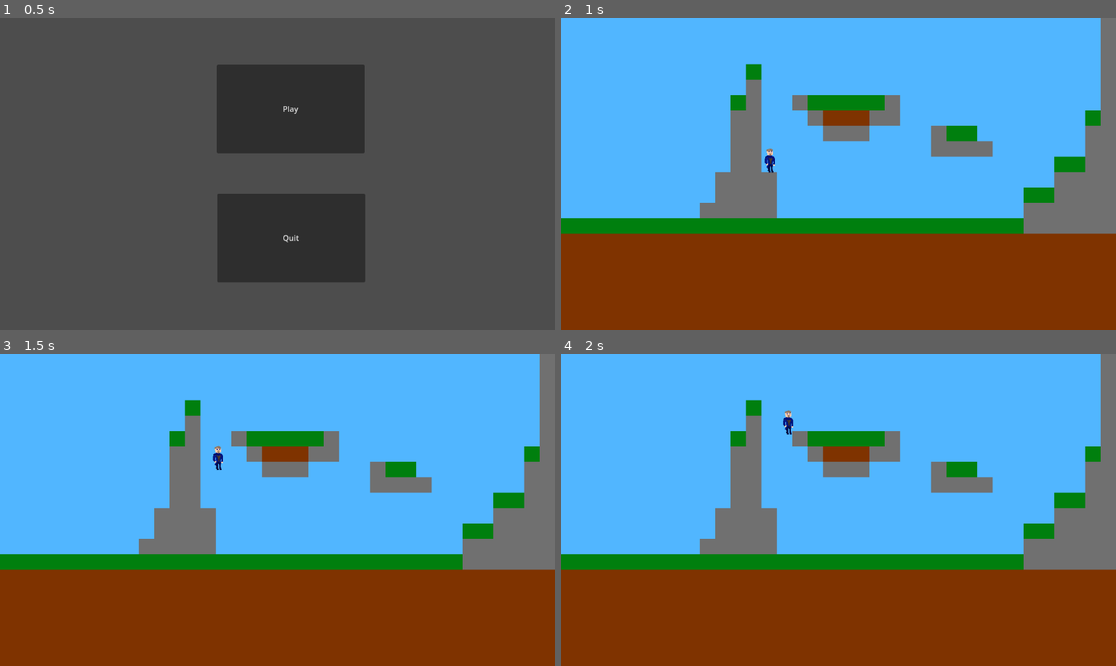
Above: before the commit, frames 1-4 (two rows, left to right).
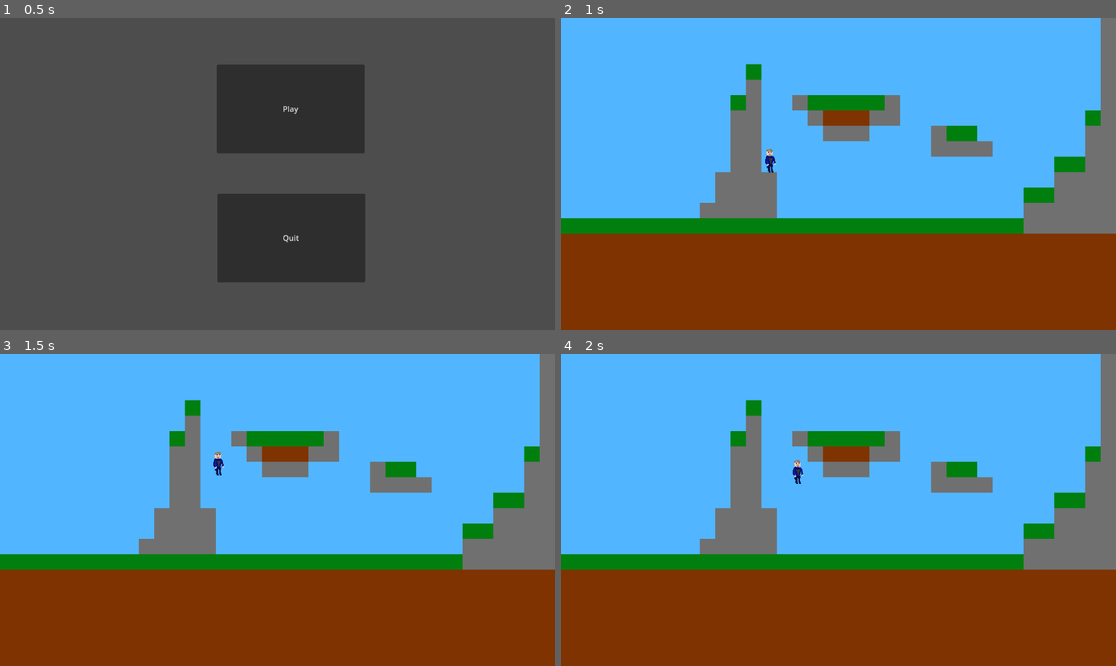
Above: after the commit, the same moments.

Repository: ponito/2DGame
Game: Godot game, scene res://menu.tscn
Two runs of this game, one before a commit and one after it. Both use one fixed random seed, a clock stepped at 60 frames per second and the inputs below.
Inputs:
- Up to frame 1 (0.5 s): no input
- Up to frame 2 (1 s): click "Play" at 0.5 s
- Up to frame 3 (1.5 s): tap Enter (ui_accept) at 1.25 s; hold D (Right) from 1.28 s (still down)
- Up to frame 4 (2 s): keep holding D (Right); tap Enter (ui_accept) at 1.52 s

Frame 1 is identical in both runs. In frame 2, less than 0.1% of the frame differs, in the area x 36-39%, y 41-48%; in frame 3, 0.1%; in frame 4, 0.2%, in the area x 39-44%, y 18-42%.

Commit message:
BONES ARE WORKING!!!!

Diff:
--- a/Player/player.gd
+++ b/Player/player.gd
@@ -2,7 +2,7 @@
 
 const Health = 100
 const SPEED = 220.0
-const JUMP_VELOCITY = -450.0
+const JUMP_VELOCITY = -400.0
 var isWallSliding = 0
 var isLeftWallSliding = false
 var isRightWallSliding = false
@@ -14,9 +14,12 @@
 func _physics_process(delta):
 	# Check for wall sliding
 	isWallSliding = max(isWallSliding - delta, 0)
+	if not is_on_wall():
+		isWallSliding = 0
 	if (isWallSliding == 0):
-			isLeftWallSliding = true
+			isLeftWallSliding = false
 			isRightWallSliding = false
+
 
 	# Add the gravity.
 	if not is_on_floor():
@@ -26,11 +29,12 @@
 			velocity.y += gravity * delta
 
 	if is_on_wall_only():
-		isWallSliding = 0.2
 		if Input.is_action_pressed("Left"):
+			isWallSliding = 0.2
 			isLeftWallSliding = true
 			isRightWallSliding = false
 		elif Input.is_action_pressed("Right"):
+			isWallSliding = 0.2
 			isLeftWallSliding = false
 			isRightWallSliding = true
 
--- a/Player/player.tscn
+++ b/Player/player.tscn
@@ -6,8 +6,6 @@
 [sub_resource type="CapsuleShape2D" id="CapsuleShape2D_6mbgr"]
 radius = 8.0
 height = 50.0
-
-[sub_resource type="SkeletonModificationStack2D" id="SkeletonModificationStack2D_wau2q"]
 
 [node name="CharacterBody2D" type="CharacterBody2D"]
 script = ExtResource("1_yu86q")
@@ -19,83 +17,91 @@
 [node name="Torso" type="Polygon2D" parent="."]
 position = Vector2(-16, -36)
 texture = ExtResource("2_5vrwi")
-polygon = PackedVector2Array(10.177, 21.5708, 21.1283, 21.4602, 24.8894, 27.1018, 22.8982, 37.9425, 22.1239, 47.7876, 19.2478, 48.0089, 18.5841, 43.6947, 10.9513, 43.6947, 9.29204, 43.6947, 8.5177, 33.9602, 5.75221, 27.4336, 6.30531, 22.677)
-uv = PackedVector2Array(10.177, 21.5708, 21.1283, 21.4602, 24.8894, 27.1018, 22.8982, 37.9425, 22.1239, 47.7876, 19.2478, 48.0089, 18.5841, 43.6947, 10.9513, 43.6947, 9.29204, 43.6947, 8.5177, 33.9602, 5.75221, 27.4336, 6.30531, 22.677)
+skeleton = NodePath("../Skeleton2D")
+polygon = PackedVector2Array(15.8921, 21.5495, 6.89655, 23.1987, 6.29685, 28.8958, 9.74513, 42.2391, 10.1949, 44.6379, 18.4408, 44.6379, 19.1904, 48.0862, 21.7391, 47.9363, 21.4393, 40.59, 22.7886, 29.9453, 24.2879, 25.4475)
+uv = PackedVector2Array(15.8921, 21.5495, 6.89655, 23.1987, 6.29685, 28.8958, 9.74513, 42.2391, 10.1949, 44.6379, 18.4408, 44.6379, 19.1904, 48.0862, 21.7391, 47.9363, 21.4393, 40.59, 22.7886, 29.9453, 24.2879, 25.4475)
 
 [node name="head" type="Polygon2D" parent="."]
 position = Vector2(-18, -31)
+rotation = 0.0435499
 texture = ExtResource("2_5vrwi")
-polygon = PackedVector2Array(22.5664, 19.2478, 14.823, 20.2434, 11.3938, 18.2522, 9.18142, 16.1504, 9.40266, 13.385, 8.40708, 6.96903, 15.4867, 2.76549, 21.5708, 3.09735, 24.6681, 6.63717, 23.8938, 17.0354)
-uv = PackedVector2Array(22.5664, 19.2478, 14.823, 20.2434, 11.3938, 18.2522, 9.18142, 16.1504, 9.40266, 13.385, 8.40708, 6.96903, 15.4867, 2.76549, 21.5708, 3.09735, 24.6681, 6.63717, 23.8938, 17.0354)
+skeleton = NodePath("../Skeleton2D")
+polygon = PackedVector2Array(24.3956, 4.11758, 25.2747, 8.73296, 24.8352, 16.8648, 22.6374, 20.1615, 14.0659, 20.1615, 9.23077, 18.8428, 8.35165, 11.1505, 8.13187, 5.21648, 13.8462, 2.7989, 20.8791, 2.57912)
+uv = PackedVector2Array(24.3956, 4.11758, 25.2747, 8.73296, 24.8352, 16.8648, 22.6374, 20.1615, 14.0659, 20.1615, 9.23077, 18.8428, 8.35165, 11.1505, 8.13187, 5.21648, 13.8462, 2.7989, 20.8791, 2.57912)
+bones = ["hip", PackedFloat32Array(0, 0, 0, 0, 0, 0, 0, 0, 0, 0), "hip/spine", PackedFloat32Array(0, 0, 0, 0, 0, 0, 0, 0, 0, 0), "hip/spine/neck", PackedFloat32Array(0.5, 0.5, 0.5, 0.5, 0.5, 0.5, 0.5, 0.5, 0.5, 0.5)]
 
 [node name="legright" type="Polygon2D" parent="."]
 position = Vector2(-43, -33)
 texture = ExtResource("2_5vrwi")
+skeleton = NodePath("../Skeleton2D")
 polygon = PackedVector2Array(42.9204, 38.385, 48.0089, 39.3805, 47.8982, 48.8938, 50.7743, 53.7611, 50.6637, 56.4159, 45.1327, 56.969, 43.6947, 53.3186, 43.031, 45.7965, 42.0354, 44.2478)
 uv = PackedVector2Array(42.9204, 38.385, 48.0089, 39.3805, 47.8982, 48.8938, 50.7743, 53.7611, 50.6637, 56.4159, 45.1327, 56.969, 43.6947, 53.3186, 43.031, 45.7965, 42.0354, 44.2478)
 
 [node name="legleft" type="Polygon2D" parent="."]
 position = Vector2(-40, -34)
 texture = ExtResource("2_5vrwi")
+skeleton = NodePath("../Skeleton2D")
 polygon = PackedVector2Array(40.8186, 39.4912, 40.9292, 56.7478, 40.0443, 57.9646, 35.6195, 57.854, 35.3982, 54.0929, 33.2965, 54.2035, 30.9735, 44.469, 34.1814, 37.8319)
 uv = PackedVector2Array(40.8186, 39.4912, 40.9292, 56.7478, 40.0443, 57.9646, 35.6195, 57.854, 35.3982, 54.0929, 33.2965, 54.2035, 30.9735, 44.469, 34.1814, 37.8319)
 
+[node name="armleft" type="Polygon2D" parent="."]
+position = Vector2(-13, 38)
+rotation = -1.53119
+scale = Vector2(1.02251, 0.980241)
+texture = ExtResource("2_5vrwi")
+skeleton = NodePath("../Skeleton2D")
+polygon = PackedVector2Array(47.9495, 14.9317, 45.1104, 15.7729, 45.7413, 21.1356, 45.7413, 24.6057, 45.3207, 28.9169, 43.6383, 33.5436, 46.1619, 35.9621, 49.9474, 35.4364, 50.0526, 29.3375, 50.0526, 24.5005, 49.632, 20.6099)
+uv = PackedVector2Array(47.9495, 14.9317, 45.1104, 15.7729, 45.7413, 21.1356, 45.7413, 24.6057, 45.3207, 28.9169, 43.6383, 33.5436, 46.1619, 35.9621, 49.9474, 35.4364, 50.0526, 29.3375, 50.0526, 24.5005, 49.632, 20.6099)
+bones = ["hip", PackedFloat32Array(0, 0, 0, 0, 0, 0, 0, 0, 0, 0, 0), "hip/spine", PackedFloat32Array(0, 0, 0, 0, 0, 0, 0, 0, 0, 0, 0), "hip/spine/neck", PackedFloat32Array(0, 0, 0, 0, 0, 0, 0, 0, 0, 0, 0), "hip/spine/armleft1", PackedFloat32Array(0.5, 0.5, 0, 0, 0, 0, 0, 0, 0, 0, 0), "hip/spine/armleft1/armleft2", PackedFloat32Array(0, 0, 0.5, 1, 0.5, 0, 0, 0, 0.5, 1, 0.5), "hip/spine/armleft1/armleft2/armleft3", PackedFloat32Array(0, 0, 0, 0, 0.5, 0.5, 1, 0.5, 0.5, 0, 0), "hip/spine/armright1", PackedFloat32Array(0, 0, 0, 0, 0, 0, 0, 0, 0, 0, 0), "hip/spine/armright1/armright2", PackedFloat32Array(0, 0, 0, 0, 0, 0, 0, 0, 0, 0, 0), "hip/spine/armright1/armright2/armright3", PackedFloat32Array(0, 0, 0, 0, 0, 0, 0, 0, 0, 0, 0)]
+
 [node name="armright" type="Polygon2D" parent="."]
-position = Vector2(-40, -26)
+position = Vector2(8, -49)
+rotation = 1.56826
 texture = ExtResource("2_5vrwi")
-polygon = PackedVector2Array(49.6681, 16.2611, 50, 24, 50.5531, 34.9558, 48.7832, 35.7301, 44.469, 35.7301, 43.9159, 30.1991, 45.1327, 28.4292, 45.4646, 14.4912)
-uv = PackedVector2Array(49.6681, 16.2611, 50.5531, 34.9558, 48.7832, 35.7301, 44.469, 35.7301, 43.9159, 30.1991, 45.1327, 28.4292, 45.4646, 14.4912)
-
-[node name="armleft" type="Polygon2D" parent="."]
-position = Vector2(-48, -27)
-texture = ExtResource("2_5vrwi")
-polygon = PackedVector2Array(42.2566, 16.0398, 41.8142, 28.4292, 43.6947, 29.9779, 44.1372, 34.4027, 41.5929, 35.9513, 38.6062, 35.0664, 37.1681, 31.3053, 35.177, 30.0885, 35.0664, 20.1327, 37.0575, 15.3761)
-uv = PackedVector2Array(42.2566, 16.0398, 41.8142, 28.4292, 43.6947, 29.9779, 44.1372, 34.4027, 41.5929, 35.9513, 38.6062, 35.0664, 37.1681, 31.3053, 35.177, 30.0885, 35.0664, 20.1327, 37.0575, 15.3761)
+skeleton = NodePath("../Skeleton2D")
+polygon = PackedVector2Array(40.2734, 14.7213, 37.0137, 14.4059, 35.4364, 19.5584, 35.0158, 27.0242, 35.9621, 31.9663, 38.8013, 35.7518, 43.7434, 35.4364, 43.8486, 31.6509, 41.6404, 28.8118, 41.6404, 21.4511, 41.7455, 16.1935)
+uv = PackedVector2Array(40.2734, 14.7213, 37.0137, 14.4059, 35.4364, 19.5584, 35.0158, 27.0242, 35.9621, 31.9663, 38.8013, 35.7518, 43.7434, 35.4364, 43.8486, 31.6509, 41.6404, 28.8118, 41.6404, 21.4511, 41.7455, 16.1935)
+bones = ["hip", PackedFloat32Array(0, 0, 0, 0, 0, 0, 0, 0, 0, 0, 0), "hip/spine", PackedFloat32Array(0, 0, 0, 0, 0, 0, 0, 0, 0, 0, 0), "hip/spine/neck", PackedFloat32Array(0, 0, 0, 0, 0, 0, 0, 0, 0, 0, 0), "hip/spine/armleft1", PackedFloat32Array(0, 0, 0, 0, 0, 0, 0, 0, 0, 0, 0), "hip/spine/armleft1/armleft2", PackedFloat32Array(0, 0, 0, 0, 0, 0, 0, 0, 0, 0, 0), "hip/spine/armleft1/armleft2/armleft3", PackedFloat32Array(0, 0, 0, 0, 0, 0, 0, 0, 0, 0, 0), "hip/spine/armright1", PackedFloat32Array(0.5, 0.5, 0, 0, 0, 0, 0, 0, 0, 0, 1), "hip/spine/armright1/armright2", PackedFloat32Array(0, 0, 0.5, 0.5, 0, 0, 0, 0, 0.5, 0.5, 0), "hip/spine/armright1/armright2/armright3", PackedFloat32Array(0, 0, 0, 0, 0.5, 1, 1, 0.5, 0.5, 0.5, 0)]
 
 [node name="Skeleton2D" type="Skeleton2D" parent="."]
-modification_stack = SubResource("SkeletonModificationStack2D_wau2q")
+visible = false
+rotation = 0.00839346
 
 [node name="hip" type="Bone2D" parent="Skeleton2D"]
-position = Vector2(0, 6)
+position = Vector2(-1, 7)
+rest = Transform2D(1, 0, 0, 1, -1, 7)
 
 [node name="spine" type="Bone2D" parent="Skeleton2D/hip"]
-position = Vector2(-2, -16)
+position = Vector2(-1, -18)
+rest = Transform2D(1, 0, 0, 1, -1, -18)
 
 [node name="neck" type="Bone2D" parent="Skeleton2D/hip/spine"]
-position = Vector2(1, -5)
+position = Vector2(0, -7)
+rotation = 0.00507688
+rest = Transform2D(0.999987, 0.00507686, -0.00507686, 0.999987, 0, -7)
 
-[node name="righshoulder" type="Bone2D" parent="Skeleton2D/hip/spine"]
-position = Vector2(9, 1)
+[node name="armleft1" type="Bone2D" parent="Skeleton2D/hip/spine"]
+position = Vector2(8.01306, 1.00785)
+rotation = 1.31242
+rest = Transform2D(1, 0, 0, 1, 8.01306, 1.00785)
 
-[node name="rightarm1" type="Bone2D" parent="Skeleton2D/hip/spine/righshoulder"]
-position = Vector2(0, 9)
+[node name="armleft2" type="Bone2D" parent="Skeleton2D/hip/spine/armleft1"]
+position = Vector2(6.99999, 0.00914718)
+rest = Transform2D(1, 0, 0, 1, 6.99999, 0.00914718)
 
-[node name="rightarm2" type="Bone2D" parent="Skeleton2D/hip/spine/righshoulder/rightarm1"]
-position = Vector2(0, 8)
+[node name="armleft3" type="Bone2D" parent="Skeleton2D/hip/spine/armleft1/armleft2"]
+position = Vector2(8.99869, 1.01176)
+rest = Transform2D(1, 0, 0, 1, 8.99869, 1.01176)
 
-[node name="leftshoulder" type="Bone2D" parent="Skeleton2D/hip/spine"]
-position = Vector2(-7, 1)
+[node name="armright1" type="Bone2D" parent="Skeleton2D/hip/spine"]
+position = Vector2(-5.98693, 0.989555)
+rotation = -1.5497
+rest = Transform2D(1, 0, 0, 1, -5.98693, 0.989555)
 
-[node name="leftarm1" type="Bone2D" parent="Skeleton2D/hip/spine/leftshoulder"]
-position = Vector2(0, 9)
+[node name="armright2" type="Bone2D" parent="Skeleton2D/hip/spine/armright1"]
+position = Vector2(-7.99999, -0.0104541)
+rest = Transform2D(1, 0, 0, 1, -7.99999, -0.0104541)
 
-[node name="leftarm2" type="Bone2D" parent="Skeleton2D/hip/spine/leftshoulder/leftarm1"]
-position = Vector2(3, 7)
-
-[node name="hipright" type="Bone2D" parent="Skeleton2D/hip"]
-position = Vector2(-5, 1)
-
-[node name="leg1" type="Bone2D" parent="Skeleton2D/hip/hipright"]
-position = Vector2(1, 8)
-
-[node name="leg2" type="Bone2D" parent="Skeleton2D/hip/hipright/leg1"]
-position = Vector2(0, 7)
-
-[node name="hipleft" type="Bone2D" parent="Skeleton2D/hip"]
-position = Vector2(3, 0)
-
-[node name="leg3" type="Bone2D" parent="Skeleton2D/hip/hipleft"]
-position = Vector2(0, 8)
-
-[node name="leg4" type="Bone2D" parent="Skeleton2D/hip/hipleft/leg3"]
-position = Vector2(0, 7)
+[node name="armright3" type="Bone2D" parent="Skeleton2D/hip/spine/armright1/armright2"]
+position = Vector2(-9.00261, 1.98824)
+rest = Transform2D(1, 0, 0, 1, -9.00261, 1.98824)
Not shown: 1 places in Player/player.tscn that only renumber resources
